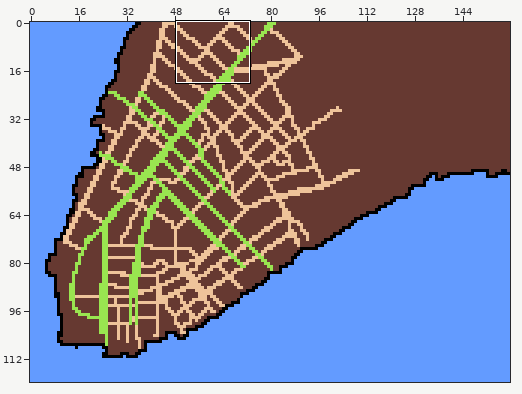
Two versions of one pixel-art file, manhattan.aseprite. Above: a wide view before the commit, with the close-up outlined.
Close-up. First the earlier version:
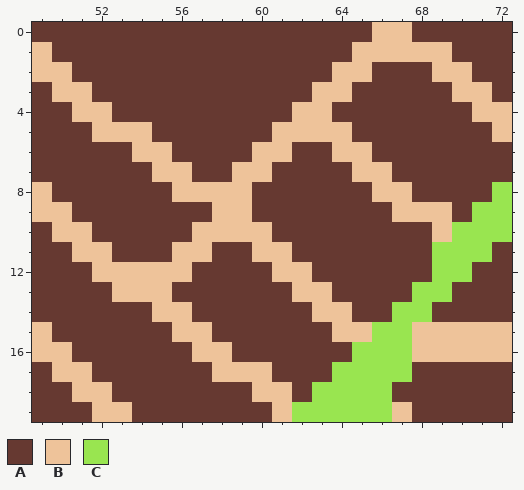
160x120 pixels, 1 frame. Shown: x 49..72, y 0..19. The commit also changed other parts of the picture, which this record leaves out.
Visible layers, top first: "Highlights/Liberty Street", "Highlights/Rector Street", "Highlights/Cedar Street", "Highlights/Pine Street", "Highlights/Broad Street", "Highlights/Wall Street", "Highlights/Broadway", "Highlights/State Street", "Highlights/Whitehall Street", "Streets", "Land and water", "Reference image".
Palette (. is transparent): A #663931  B #eec39a  C #99e550
Pixels before, first column x 49:
 0 AAAAAAAAAAAAAAAAABBAAAAA
 1 BAAAAAAAAAAAAAAABBBBBAAA
 2 BBAAAAAAAAAAAAABBAAABBAA
 3 ABBAAAAAAAAAAABBAAAAABBA
 4 AABBAAAAAAAAABBAAAAAAABB
 5 AAABBBAAAAAABBBBAAAAAAAB
 6 AAAAABBAAAABBAABBAAAAAAA
 7 AAAAAABBAABBAAAABBAAAAAA
 8 BAAAAAABBBBAAAAAABBAAAAC
 9 BBAAAAAAABBAAAAAAABBBACC
10 ABBAAAAABBBBAAAAAAAABCCC
11 AABBAAABBAABBAAAAAAACCCA
12 AAABBBBBAAAABBAAAAAACCAA
13 AAAABBBAAAAAABBAAAACCAAA
14 AAAAAABBAAAAAABBAACCAAAA
15 BAAAAAABBAAAAAABBCCBBBBB
16 BBAAAAAABBAAAAAACCCBBBBB
17 ABBAAAAAABBBAAACCCCAAAAA
18 AABBAAAAAAABBACCCCAAAAAA
19 AAABBAAAAAAABCCCCCBAAAAA
Now the later version:
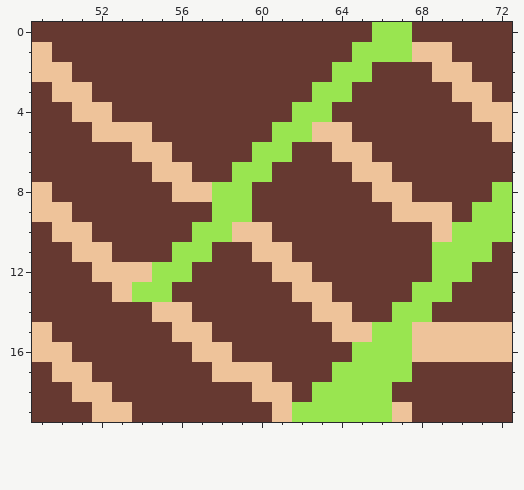
From the commit log: Add Greenwich and Church.
Difference:
layer "Highlights/Church Street" added
Layer "Highlights/Church Street":
Colour B gives way to colour C in row 0 at x 66 to 67; in row 1 at x 65 to 67; in row 2 at x 64 to 65; in row 3 at x 63 to 64; in row 4 at x 62 to 63; in row 5 at x 61 to 62.
Colour B gives way to colour C in row 6 at x 60 to 61; in row 7 at x 59 to 60; in rows 8 to 9 at x 58 to 59; in row 10 at x 57 to 58; in row 11 at x 56 to 57; in row 12 at x 55 to 56.
Colour B gives way to colour C in row 13 at x 54 to 55.
